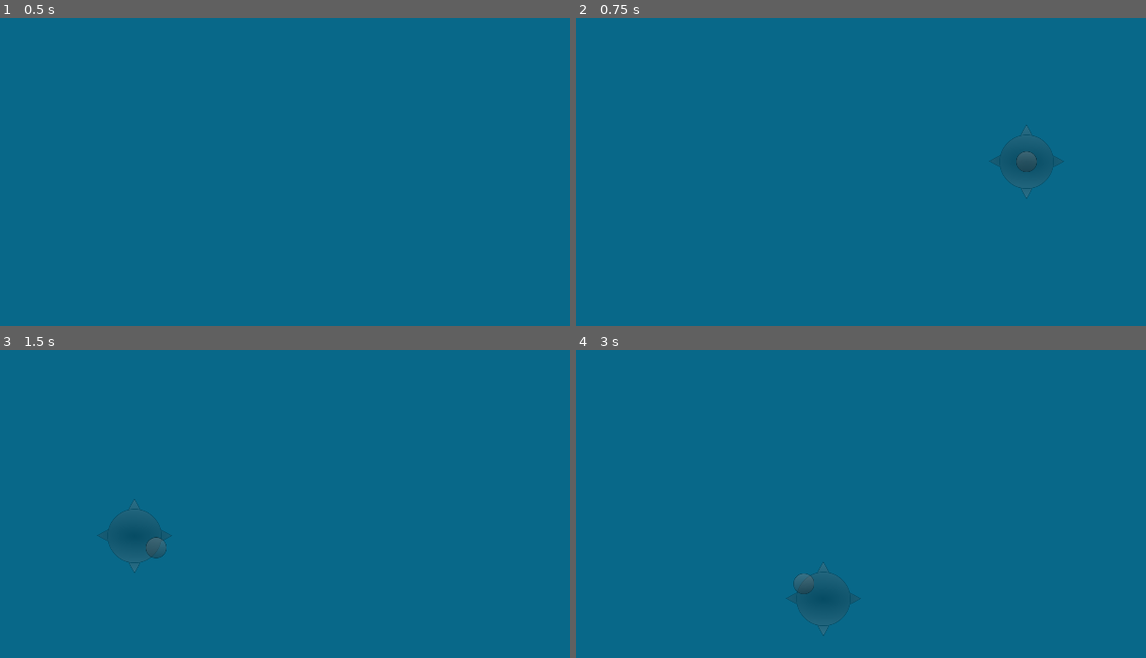
Above: before the commit, frames 1-4 (two rows, left to right).
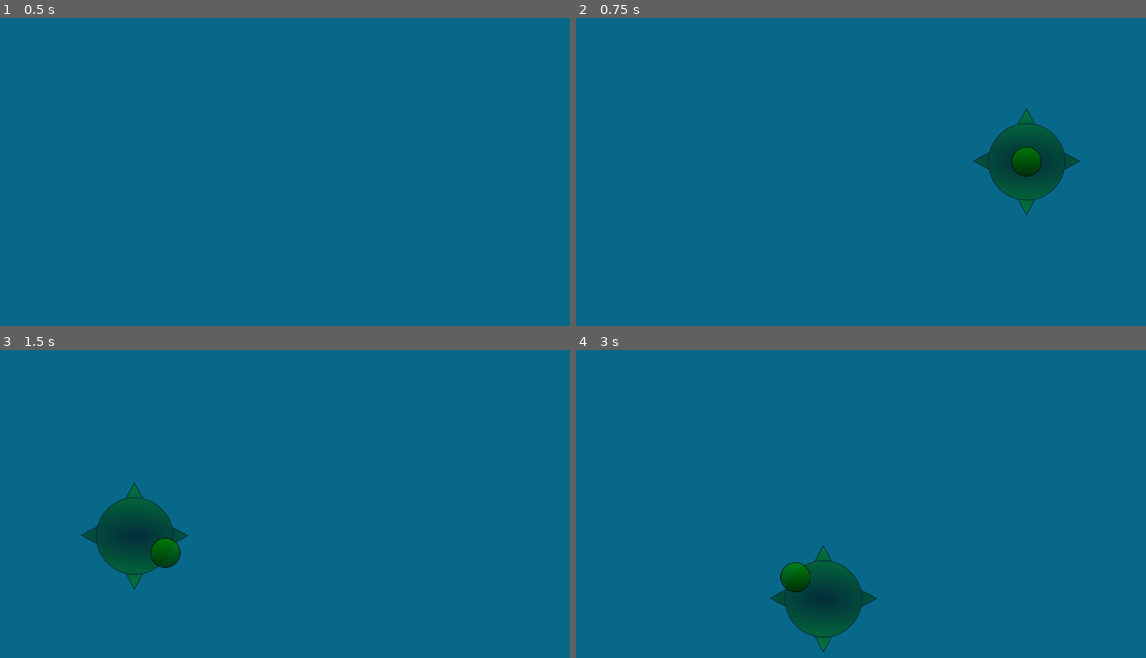
Above: after the commit, the same moments.

Repository: ArtronicsGame/Heroes
Game: Godot game, scene res://Scenes/JoyStick.tscn
Two runs of this game, one before a commit and one after it. Both use one fixed random seed, a clock stepped at 60 frames per second and the inputs below. This scene is started directly instead of the project's main scene.
Inputs (mouse positions are in pixels of both pictures, inside the frame that each line leads up to):
- Up to frame 1 (0.5 s): no input
- Up to frame 2 (0.75 s): tap Enter at 0.5 s; move the mouse to (1026, 159) at 0.52 s; tap Backspace at 0.6 s; click (1026, 159) at 0.67 s
- Up to frame 3 (1.5 s): tap Space at 1.25 s; drag from (136, 534) to (245, 599) at 1.27 s
- Up to frame 4 (3 s): move the mouse to (935, 420) at 2.02 s; tap Backspace at 2.1 s; click (935, 420) at 2.17 s; tap Enter at 2.75 s; drag from (821, 599) to (633, 451) at 2.77 s

Frame 1 is identical in both runs. In frame 2, 3.0% of the frame differs, in the area x 69-89%, y 29-65%; in frame 3, 3.2%; in frame 4, 3.2%, in the area x 33-53%, y 63-99%.
Error before the commit: Invalid get index 'position' (on base: 'Viewport'). (res://Scripts/JoyStick.gd:30)
Error after the commit: Invalid get index 'position' (on base: 'Viewport'). (res://Scripts/JoyStick.gd:33)

Commit message:
Collision added

Diff:
--- a/Scenes/JoyStick.tscn
+++ b/Scenes/JoyStick.tscn
@@ -1,19 +1,24 @@
 [gd_scene load_steps=4 format=2]
 
-[ext_resource path="res://Sprits/Joystick/big_circle.png" type="Texture" id=1]
-[ext_resource path="res://Scripts/JoyStick.gd" type="Script" id=2]
+[ext_resource path="res://Scripts/JoyStick.gd" type="Script" id=1]
+[ext_resource path="res://Sprits/Joystick/big_circle.png" type="Texture" id=2]
 [ext_resource path="res://Sprits/Joystick/small_circle.png" type="Texture" id=3]
 
-[node name="JoyStickBack" type="Sprite"]
-modulate = Color( 1, 1, 1, 0.469608 )
+[node name="JoyStickContainer" type="Node2D"]
+self_modulate = Color( 1, 1, 1, 0.835294 )
+script = ExtResource( 1 )
+_sections_unfolded = [ "Script", "Transform", "Visibility" ]
+SwitchTimeInterval = 500
+SwitchDistIntervalRatio = 0.0133333
+AimColor = Color( 1, 0, 0, 1 )
+MoveColor = Color( 0, 1, 0, 1 )
+
+[node name="JoyStickBack" type="Sprite" parent="." index="0"]
+editor/display_folded = true
 self_modulate = Color( 1, 1, 1, 0.834275 )
-scale = Vector2( 0.7, 0.7 )
-texture = ExtResource( 1 )
-script = ExtResource( 2 )
-_sections_unfolded = [ "Transform" ]
-SwitchTimeInterval = 300
-SwitchDistIntervalRatio = 0.0133333
+texture = ExtResource( 2 )
+_sections_unfolded = [ "Script", "Transform", "Visibility" ]
 
-[node name="Joystick" type="Sprite" parent="." index="0"]
+[node name="Joystick" type="Sprite" parent="JoyStickBack" index="0"]
 texture = ExtResource( 3 )
-_sections_unfolded = [ "Animation", "Offset", "Region", "Script", "Visibility" ]
+_sections_unfolded = [ "Animation", "Offset", "Region", "Script", "Transform", "Visibility" ]
--- a/Scenes/MasterPlayer.tscn
+++ b/Scenes/MasterPlayer.tscn
@@ -6,8 +6,9 @@
 
 [node name="Area2D" index="0" instance=ExtResource( 1 )]
 script = ExtResource( 2 )
-_sections_unfolded = [ "Script", "Transform", "Z Index", "script" ]
-updateInterval = 30
+_sections_unfolded = [ "Collision", "Script", "Transform", "Z Index", "script" ]
+speed = 7000
+updateInterval = 200
 
 [node name="AnimatedSprite" parent="." index="0"]
 z_as_relative = false
@@ -15,7 +16,7 @@
 
 [node name="CollisionShape2D" parent="." index="1"]
 z_as_relative = false
-_sections_unfolded = [ "Transform", "Z Index" ]
+_sections_unfolded = [ "Transform", "Z Index", "shape" ]
 
 [node name="Camera2D" type="Camera2D" parent="." index="2"]
 z_as_relative = false
--- a/Scenes/Panel.tscn
+++ b/Scenes/Panel.tscn
@@ -27,6 +27,26 @@
 offset = Vector2( -281.018, -552.726 )
 _sections_unfolded = [ "Offset", "Region", "Transform", "Z Index" ]
 
+[node name="StaticBody2D" type="StaticBody2D" parent="YSort/Tree" index="0"]
+input_pickable = false
+collision_layer = 1
+collision_mask = 1
+constant_linear_velocity = Vector2( 0, 0 )
+constant_angular_velocity = 0.0
+friction = 1.0
+bounce = 0.0
+physics_material_override = null
+_sections_unfolded = [ "Collision", "physics_material_override" ]
+
+[node name="CollisionPolygon2D" type="CollisionPolygon2D" parent="YSort/Tree/StaticBody2D" index="0"]
+build_mode = 0
+polygon = PoolVector2Array( -56.6927, -0.611267, -32.0051, -0.611267, 24.0276, -0.0565186, 48.9927, 2.99478, 89.4916, 9.09735, 112.792, 4.10434, 138.59, -2.83038, 140.254, -12.2617, 124.72, -16.6999, 105.58, -19.7512, 82.5568, -21.6929, 55.3726, -26.1311, 44.8318, -25.8537, 25.9694, -23.912, 10.713, -24.1894, -10.9235, -22.5251, -25.9025, -24.4668, -39.4946, -22.5251, -54.751, -18.3642, -58.0797, -12.539, -61.9631, -13.3712, -67.7883, -11.4295, -70.0074, -6.43646, -78.3291, -3.93994, -83.8769, -0.888672, -78.8839, 6.60083, -71.6718, 4.38171, -63.6275, 0.498291 )
+_sections_unfolded = [ "polygon" ]
+
+[node name="CollisionPolygon2D2" type="CollisionPolygon2D" parent="YSort/Tree/StaticBody2D" index="1"]
+build_mode = 0
+polygon = PoolVector2Array( -144.07, -2.55301, -137.968, -3.10779, -126.595, -3.66257, -120.77, -1.99823, -120.77, 2.71741, -129.924, 3.82697, -137.69, 3.82697, -143.516, 0.498291 )
+
 [node name="Logic" parent="." index="2" instance=ExtResource( 4 )]
 
 [connection signal="on_message_received" from="UDPConnection" to="Logic" method="_on_message"]
--- a/Scenes/SlavePlayer.tscn
+++ b/Scenes/SlavePlayer.tscn
@@ -13,36 +13,36 @@
 [ext_resource path="res://Characters/dummy/North/Walking/2.png" type="Texture" id=11]
 [ext_resource path="res://Characters/dummy/North/Walking/3.png" type="Texture" id=12]
 [ext_resource path="res://Characters/dummy/North/Walking/4.png" type="Texture" id=13]
-[ext_resource path="res://Characters/dummy/Standing/up.png" type="Texture" id=14]
-[ext_resource path="res://Characters/dummy/Standing/down-right.png" type="Texture" id=15]
-[ext_resource path="res://Characters/dummy/South East/Walking/1.png" type="Texture" id=16]
-[ext_resource path="res://Characters/dummy/South East/Walking/2.png" type="Texture" id=17]
-[ext_resource path="res://Characters/dummy/South East/Walking/3.png" type="Texture" id=18]
-[ext_resource path="res://Characters/dummy/South East/Walking/4.png" type="Texture" id=19]
-[ext_resource path="res://Characters/dummy/South East/Walking/5.png" type="Texture" id=20]
-[ext_resource path="res://Characters/dummy/Standing/right.png" type="Texture" id=21]
-[ext_resource path="res://Characters/dummy/South West/Walking/1.png" type="Texture" id=22]
-[ext_resource path="res://Characters/dummy/South West/Walking/2.png" type="Texture" id=23]
-[ext_resource path="res://Characters/dummy/South West/Walking/3.png" type="Texture" id=24]
-[ext_resource path="res://Characters/dummy/South West/Walking/4.png" type="Texture" id=25]
-[ext_resource path="res://Characters/dummy/South West/Walking/5.png" type="Texture" id=26]
-[ext_resource path="res://Characters/dummy/North East/Walking/NorthWest Frame 1.png" type="Texture" id=27]
-[ext_resource path="res://Characters/dummy/North East/Walking/NorthWest Frame 2.png" type="Texture" id=28]
-[ext_resource path="res://Characters/dummy/North East/Walking/NorthWest Frame 3.png" type="Texture" id=29]
-[ext_resource path="res://Characters/dummy/North East/Walking/NorthWest Frame 4.png" type="Texture" id=30]
-[ext_resource path="res://Characters/dummy/Standing/down.png" type="Texture" id=31]
-[ext_resource path="res://Characters/dummy/South/Walking/Frame 1.png" type="Texture" id=32]
-[ext_resource path="res://Characters/dummy/South/Walking/Frame 2.png" type="Texture" id=33]
-[ext_resource path="res://Characters/dummy/South/Walking/Frame 3.png" type="Texture" id=34]
-[ext_resource path="res://Characters/dummy/South/Walking/Frame 4.png" type="Texture" id=35]
-[ext_resource path="res://Characters/dummy/Standing/down-left.png" type="Texture" id=36]
-[ext_resource path="res://Characters/dummy/Standing/left.png" type="Texture" id=37]
-[ext_resource path="res://Characters/dummy/North West/Walking/NorthEast Frame 1.png" type="Texture" id=38]
-[ext_resource path="res://Characters/dummy/North West/Walking/NorthEast Frame 2.png" type="Texture" id=39]
-[ext_resource path="res://Characters/dummy/North West/Walking/NorthEast Frame 3.png" type="Texture" id=40]
-[ext_resource path="res://Characters/dummy/North West/Walking/NorthEast Frame 4.png" type="Texture" id=41]
-[ext_resource path="res://Characters/dummy/Standing/up-right.png" type="Texture" id=42]
-[ext_resource path="res://Characters/dummy/Standing/up-left.png" type="Texture" id=43]
+[ext_resource path="res://Characters/dummy/Standing/down.png" type="Texture" id=14]
+[ext_resource path="res://Characters/dummy/Standing/right.png" type="Texture" id=15]
+[ext_resource path="res://Characters/dummy/North West/Walking/NorthEast Frame 1.png" type="Texture" id=16]
+[ext_resource path="res://Characters/dummy/North West/Walking/NorthEast Frame 2.png" type="Texture" id=17]
+[ext_resource path="res://Characters/dummy/North West/Walking/NorthEast Frame 3.png" type="Texture" id=18]
+[ext_resource path="res://Characters/dummy/North West/Walking/NorthEast Frame 4.png" type="Texture" id=19]
+[ext_resource path="res://Characters/dummy/South East/Walking/1.png" type="Texture" id=20]
+[ext_resource path="res://Characters/dummy/South East/Walking/2.png" type="Texture" id=21]
+[ext_resource path="res://Characters/dummy/South East/Walking/3.png" type="Texture" id=22]
+[ext_resource path="res://Characters/dummy/South East/Walking/4.png" type="Texture" id=23]
+[ext_resource path="res://Characters/dummy/South East/Walking/5.png" type="Texture" id=24]
+[ext_resource path="res://Characters/dummy/Standing/down-right.png" type="Texture" id=25]
+[ext_resource path="res://Characters/dummy/Standing/up-left.png" type="Texture" id=26]
+[ext_resource path="res://Characters/dummy/Standing/up-right.png" type="Texture" id=27]
+[ext_resource path="res://Characters/dummy/Standing/left.png" type="Texture" id=28]
+[ext_resource path="res://Characters/dummy/North East/Walking/NorthWest Frame 1.png" type="Texture" id=29]
+[ext_resource path="res://Characters/dummy/North East/Walking/NorthWest Frame 2.png" type="Texture" id=30]
+[ext_resource path="res://Characters/dummy/North East/Walking/NorthWest Frame 3.png" type="Texture" id=31]
+[ext_resource path="res://Characters/dummy/North East/Walking/NorthWest Frame 4.png" type="Texture" id=32]
+[ext_resource path="res://Characters/dummy/South West/Walking/1.png" type="Texture" id=33]
+[ext_resource path="res://Characters/dummy/South West/Walking/2.png" type="Texture" id=34]
+[ext_resource path="res://Characters/dummy/South West/Walking/3.png" type="Texture" id=35]
+[ext_resource path="res://Characters/dummy/South West/Walking/4.png" type="Texture" id=36]
+[ext_resource path="res://Characters/dummy/South West/Walking/5.png" type="Texture" id=37]
+[ext_resource path="res://Characters/dummy/South/Walking/Frame 1.png" type="Texture" id=38]
+[ext_resource path="res://Characters/dummy/South/Walking/Frame 2.png" type="Texture" id=39]
+[ext_resource path="res://Characters/dummy/South/Walking/Frame 3.png" type="Texture" id=40]
+[ext_resource path="res://Characters/dummy/South/Walking/Frame 4.png" type="Texture" id=41]
+[ext_resource path="res://Characters/dummy/Standing/down-left.png" type="Texture" id=42]
+[ext_resource path="res://Characters/dummy/Standing/up.png" type="Texture" id=43]
 
 [sub_resource type="SpriteFrames" id=1]
 
@@ -64,87 +64,84 @@
 }, {
 "frames": [ ExtResource( 14 ) ],
 "loop": true,
-"name": "up-stand",
+"name": "down-stand",
 "speed": 5.0
 }, {
 "frames": [ ExtResource( 15 ) ],
 "loop": true,
-"name": "down-right-stand",
+"name": "right-stand",
 "speed": 5.0
 }, {
-"frames": [ ExtResource( 16 ), ExtResource( 17 ), ExtResource( 18 ), ExtResource( 19 ), ExtResource( 20 ) ],
+"frames": [ ExtResource( 16 ), ExtResource( 17 ), ExtResource( 18 ), ExtResource( 19 ) ],
+"loop": true,
+"name": "up-left",
+"speed": 8.0
+}, {
+"frames": [ ExtResource( 20 ), ExtResource( 21 ), ExtResource( 22 ), ExtResource( 23 ), ExtResource( 24 ) ],
 "loop": true,
 "name": "down-right",
 "speed": 10.0
 }, {
-"frames": [ ExtResource( 21 ) ],
+"frames": [ ExtResource( 25 ) ],
 "loop": true,
-"name": "right-stand",
+"name": "down-right-stand",
 "speed": 5.0
 }, {
-"frames": [ ExtResource( 22 ), ExtResource( 23 ), ExtResource( 24 ), ExtResource( 25 ), ExtResource( 26 ) ],
+"frames": [ ExtResource( 26 ) ],
+"loop": true,
+"name": "up-left-stand",
+"speed": 5.0
+}, {
+"frames": [ ExtResource( 27 ) ],
+"loop": true,
+"name": "up-right-stand",
+"speed": 5.0
+}, {
+"frames": [ ExtResource( 28 ) ],
+"loop": true,
+"name": "left-stand",
+"speed": 5.0
+}, {
+"frames": [ ExtResource( 29 ), ExtResource( 30 ), ExtResource( 31 ), ExtResource( 32 ) ],
+"loop": true,
+"name": "up-right",
+"speed": 8.0
+}, {
+"frames": [ ExtResource( 33 ), ExtResource( 34 ), ExtResource( 35 ), ExtResource( 36 ), ExtResource( 37 ) ],
 "loop": true,
 "name": "down-left",
 "speed": 10.0
 }, {
-"frames": [ ExtResource( 27 ), ExtResource( 28 ), ExtResource( 29 ), ExtResource( 30 ) ],
-"loop": true,
-"name": "up-right",
-"speed": 8.0
-}, {
-"frames": [ ExtResource( 31 ) ],
-"loop": true,
-"name": "down-stand",
-"speed": 5.0
-}, {
-"frames": [ ExtResource( 32 ), ExtResource( 33 ), ExtResource( 34 ), ExtResource( 35 ) ],
+"frames": [ ExtResource( 38 ), ExtResource( 39 ), ExtResource( 40 ), ExtResource( 41 ) ],
 "loop": true,
 "name": "down",
 "speed": 8.0
 }, {
-"frames": [ ExtResource( 36 ) ],
+"frames": [ ExtResource( 42 ) ],
 "loop": true,
 "name": "down-left-stand",
 "speed": 5.0
 }, {
-"frames": [ ExtResource( 37 ) ],
-"loop": true,
-"name": "left-stand",
-"speed": 5.0
-}, {
-"frames": [ ExtResource( 38 ), ExtResource( 39 ), ExtResource( 40 ), ExtResource( 41 ) ],
-"loop": true,
-"name": "up-left",
-"speed": 8.0
-}, {
-"frames": [ ExtResource( 42 ) ],
-"loop": true,
-"name": "up-right-stand",
-"speed": 5.0
-}, {
 "frames": [ ExtResource( 43 ) ],
 "loop": true,
-"name": "up-left-stand",
+"name": "up-stand",
 "speed": 5.0
 } ]
 
-[sub_resource type="CapsuleShape2D" id=2]
+[sub_resource type="RectangleShape2D" id=2]
 
 custom_solver_bias = 0.0
-radius = 10.1807
-height = 22.0372
+extents = Vector2( 10, 2.354 )
 
-[node name="Area2D" type="Area2D"]
+[node name="Area2D" type="KinematicBody2D"]
 position = Vector2( 640, 0 )
-input_pickable = true
-gravity_vec = Vector2( 0, 1 )
-gravity = 98.0
-linear_damp = 0.1
-angular_damp = 1.0
-audio_bus_override = false
-audio_bus_name = "Master"
+input_pickable = false
+collision_layer = 1
+collision_mask = 1
+collision/safe_margin = 0.08
+motion/sync_to_physics = false
 script = ExtResource( 1 )
-_sections_unfolded = [ "Script", "Transform" ]
+_sections_unfolded = [ "Collision", "Script", "Transform" ]
 speed = 100
 
 [node name="AnimatedSprite" type="AnimatedSprite" parent="." index="0"]
@@ -156,6 +153,7 @@
 _sections_unfolded = [ "Transform" ]
 
 [node name="CollisionShape2D" type="CollisionShape2D" parent="." index="1"]
-position = Vector2( 0, -38 )
+position = Vector2( -1.21161, -3.30195 )
 scale = Vector2( 1.88914, 2.16603 )
 shape = SubResource( 2 )
+_sections_unfolded = [ "shape" ]
--- a/Scripts/JoyStick.gd
+++ b/Scripts/JoyStick.gd
@@ -1,4 +1,4 @@
-extends Sprite
+extends Node2D
 
 var movementVector = Vector2(0, 0)
 var joyStickIndex = -1
@@ -11,6 +11,9 @@
 export (float) var SwitchDistIntervalRatio = 1.0/75
 var SwitchDistInterval
 
+export (Color) var AimColor = Color(255, 0, 0)
+export (Color) var MoveColor = Color(0 ,255, 0)
+
 var lastPos = Vector2(0, 0)
 var lastTime = -10000
 
@@ -19,6 +22,7 @@
 signal on_joyStick_changed(moveVector)
 
 func _ready():
+	self.modulate = MoveColor
 	SwitchDistInterval = (get_viewport_rect().size * SwitchDistIntervalRatio).length()
 	set_process(true)
 	set_process_input(true)
@@ -26,8 +30,7 @@
 	self.connect("on_joyStick_changed", get_node("../YSort/Player"), "move")
 
 func _process(delta):
-	print(str(aimingMode))
-	position = startPos  - get_node("..").position - get_viewport_transform().get_origin()
+	$JoyStickBack.position = startPos  - get_node("..").position - get_viewport_transform().get_origin()
 	emit_signal("on_joyStick_changed", movementVector)
 
 func _input(event):
@@ -38,9 +41,9 @@
 				if (lastPos - event.position).length() < SwitchDistInterval:
 					aimingMode = !aimingMode
 					if aimingMode:
-						self.modulate = Color(255, 0, 0)
+						self.modulate = AimColor
 					else:
-						self.modulate = Color(0, 255, 0)
+						self.modulate = MoveColor
 
 	if event is InputEventScreenTouch:
 		lastPos = event.position
@@ -51,8 +54,8 @@
 			startPos = event.position
 			endPos = event.position
 			joyStickIndex = event.index
-			position = startPos
-			$Joystick.position = Vector2(0, 0)
+			$JoyStickBack.position = startPos
+			$JoyStickBack/Joystick.position = Vector2(0, 0)
 			visible = true
 		elif joyStickIndex == event.index && !event.is_pressed():
 			movementVector = Vector2(0, 0)
@@ -64,7 +67,7 @@
 			var temp = endPos - startPos
 			if temp.length() > 60:
 				temp = temp.normalized() * 60
-			$Joystick.position = temp
+			$JoyStickBack/Joystick.position = temp
 
 			if aimingMode:
 				temp = temp.normalized() * 10
--- a/Scripts/MasterPlayer.gd
+++ b/Scripts/MasterPlayer.gd
@@ -1,4 +1,4 @@
-extends Area2D
+extends KinematicBody2D
 
 export (int) var speed  # How fast the player will move (pixels/sec).
 var screensize  # Size of the game window.
@@ -11,6 +11,15 @@
 var secondSame = false
 
 var angle = Vector2(0, 1)
+
+var direction_angle = { "down-right" : 45,
+						"up-right" : -45,
+						"right" : 0,
+						"down-left" : 135,
+						"up-left" : -135,
+						"left" : -180,
+						"down" : 90,
+						"up" : -90}
 
 signal master_position_changed(newPos, newRotation)
 
@@ -35,15 +44,6 @@
 			lastAngle = angle
 			emit_signal("master_position_changed", position, angle)
 
-var direction_angle = { "down-right" : 45,
-						"up-right" : -45,
-						"right" : 0,
-						"down-left" : 135,
-						"up-left" : -135,
-						"left" : -180,
-						"down" : 90,
-						"up" : -90}
-
 func move(movementVector):
 	var velocity = movementVector.normalized() * 0.5
 	if movementVector.length() != 0:
@@ -54,7 +54,7 @@
 	else:
 		$Aim.rotation = atan2(velocity.x, -velocity.y) - deg2rad(90)
 	if movementVector.length() > 20:
-		position += velocity * speed * deltaT
+		move_and_slide(velocity * speed * deltaT)
 
 	if angle.x > 0.3:
 		if angle.y > 0.3:
--- a/Scripts/SlavePlayer.gd
+++ b/Scripts/SlavePlayer.gd
@@ -1,4 +1,4 @@
-extends Area2D
+extends KinematicBody2D
 
 export (int) var speed  # How fast the player will move (pixels/sec).
 var screensize  # Size of the game window.
@@ -23,10 +23,8 @@
 	else:
 		position += movementVec
 
-	if movementVec.length() == 0 and $AnimatedSprite.animation.find("stand") == -1:
-		$AnimatedSprite.animation = $AnimatedSprite.animation + "-stand"
 
-	if moving and OS.get_ticks_msec() - lastMove > 500:
+	if moving and OS.get_ticks_msec() - lastMove > 300:
 		moving = false
 		if $AnimatedSprite.animation.find("stand") == -1:
 			$AnimatedSprite.animation = $AnimatedSprite.animation + "-stand"
